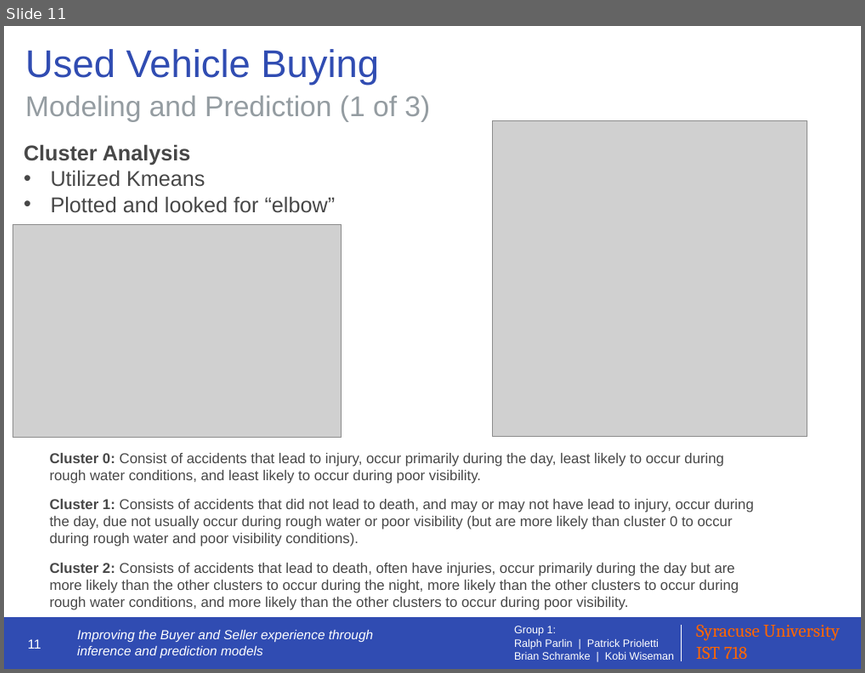
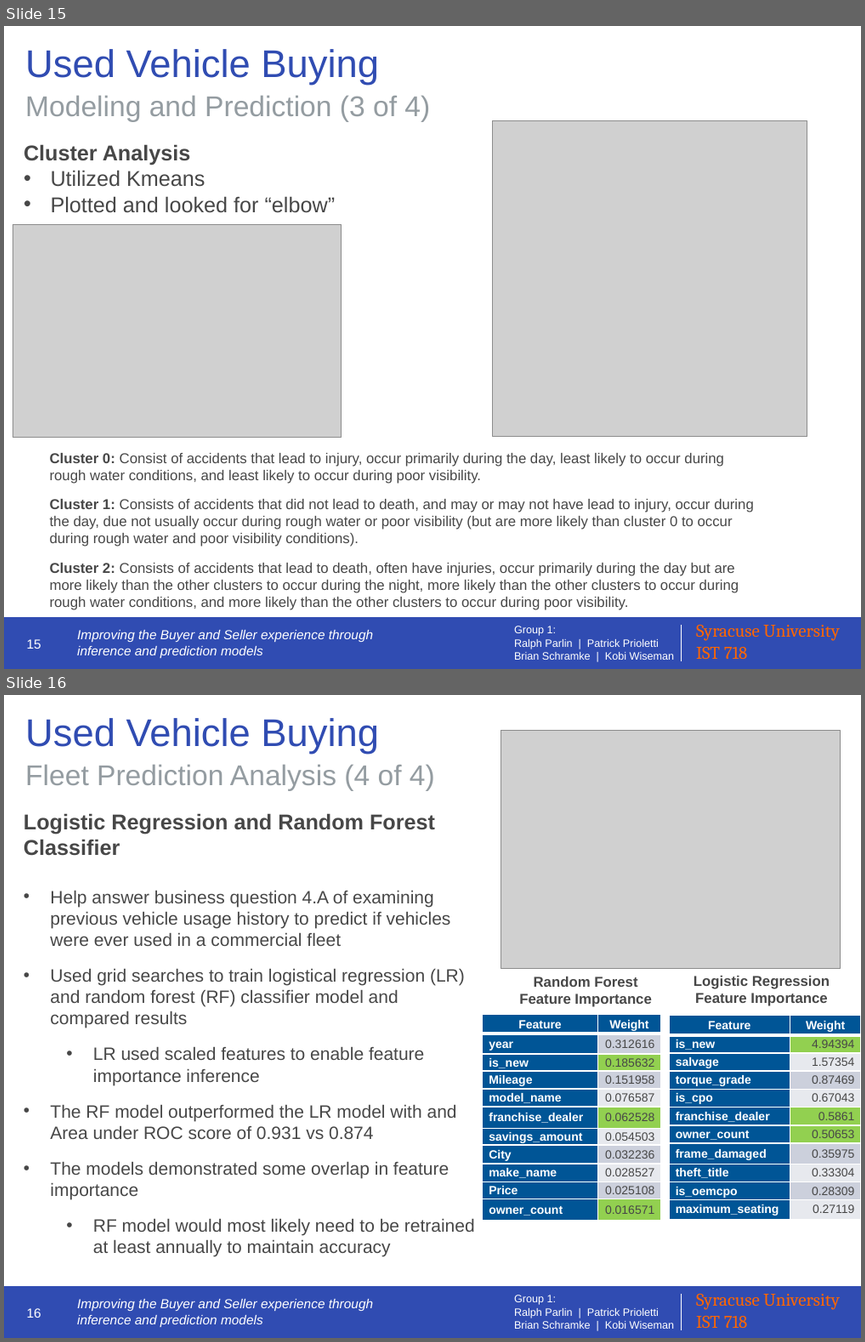
Before and after one commit to IST-718-Fall-2020/project_presentation-group1, a slide deck: group1_presentation_slides.pptx. Shown one above the other, each under a label of ours: slide 11 before the commit, slides 15 and 16 after it. The pictures are 865x673 and 865x1342 pixels, drawn with LibreOffice and Linux fonts; fonts in the diff are those of the drawing; grey boxes stand for pictures. Boxes give left, top, right and bottom in pixels: in the first picture for what was removed or moved away, otherwise in the second. Text is boxed around its words. In the diff, an @@ line names an element or a change of style, - is before the commit and + after.

```diff
--- a/group1_presentation_slides.pptx
+++ b/group1_presentation_slides.pptx
@@ slide 16 added at (4,695,861,1338), background #FFFFFF; not listed: 5 template elements that a slide beside it also shows @@
@@ title added at (25,718,379,754), 32.4 pt, text #304CB2 @@
+Used Vehicle Buying
@@ picture added at (501,730,840,968) @@
@@ text added at (25,765,435,791), 24 pt, text #949CA1 @@
+Fleet Prediction Analysis (4 of 4)
@@ text added at (24,813,475,1257), 15 pt, text #474747 @@
+Logistic Regression and Random Forest Classifier
+• Help answer business question 4.A of examining previous vehicle usage history to predict if vehicles were ever used in a commercial fleet
+• Used grid searches to train logistical regression (LR) and random forest (RF) classifier model and compared results
+  • LR used scaled features to enable feature importance inference
+• The RF model outperformed the LR model with and Area under ROC score of 0.931 vs 0.874
+• The models demonstrated some overlap in feature importance
+  • RF model would most likely need to be retrained at least annually to maintain accuracy
@@ text added at (519,976,651,1007), 12 pt, text #474747, bold @@
+Random Forest
+Feature Importance
@@ text added at (693,975,829,1006), 12 pt, text #474747, bold @@
+Logistic Regression
+Feature Importance
@@ table added at (482,1015,660,1220), 11 rows, 2 columns @@
+Feature | Weight
+year | 0.312616
+is_new | 0.185632
+Mileage | 0.151958
+model_name | 0.076587
+franchise_dealer | 0.062528
+savings_amount | 0.054503
+City | 0.032236
+make_name | 0.028527
+Price | 0.025108
+owner_count | 0.016571
@@ table added at (669,1015,861,1219), 11 rows, 2 columns @@
+Feature | Weight
+is_new | 4.94394
+salvage | 1.57354
+torque_grade | 0.87469
+is_cpo | 0.67043
+franchise_dealer | 0.5861
+owner_count | 0.50653
+frame_damaged | 0.35975
+theft_title | 0.33304
+is_oemcpo | 0.28309
+maximum_seating | 0.27119
@@ page number added at (27,1308,41,1317), 11 pt, text #FFFFFF @@
+16
@@ what was slide 11 is now slide 15 @@
@@ slide 15 changed as well @@
@@ text at (25,96,430,122): text changed @@
-Modeling and Prediction (1 of 3)
+Modeling and Prediction (3 of 4)
@@ page number at (27,639,41,648): text changed @@
-11
+15
```
Also in this commit, not shown: 11 other slides changed, 5 other slides added, 2 slides removed.
